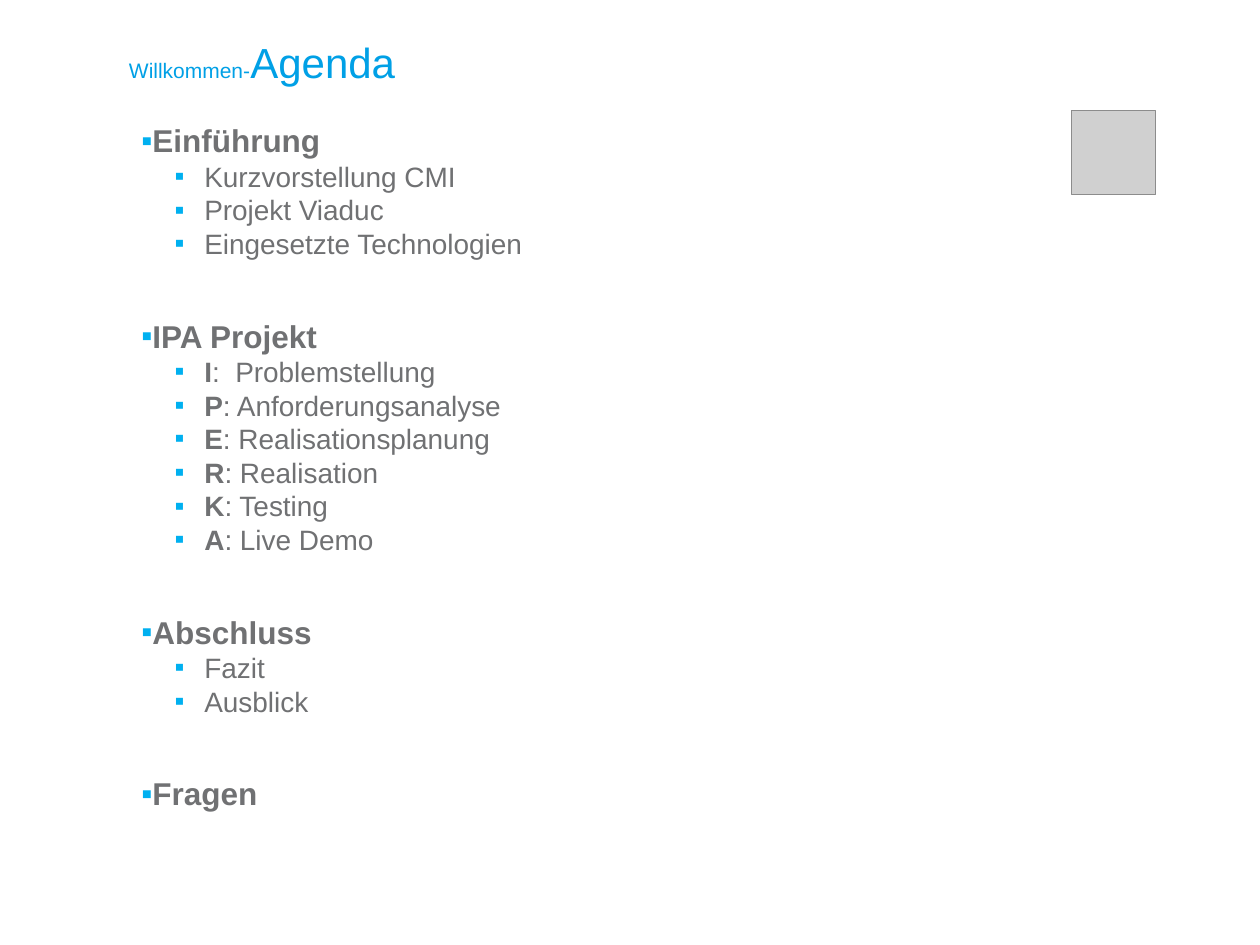
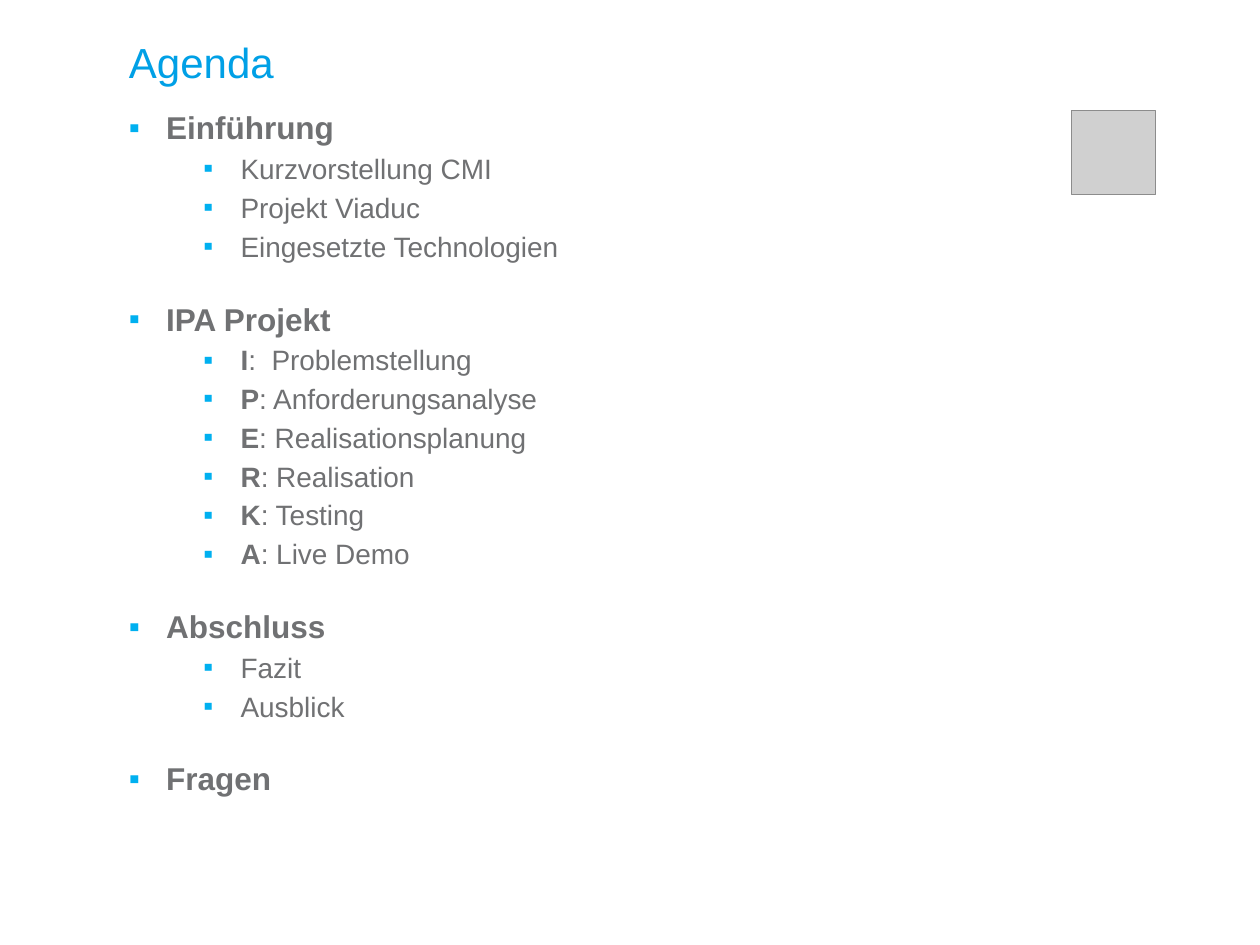
Before and after one commit to kre-cmi/IPA-KRE, a slide deck: slide 2 of doc/Zentralisierte Parameterverwaltung Präsentation.pptx. Drawn at 1260x945 pixels with LibreOffice and Linux fonts; fonts in the diff are those of the drawing; grey boxes stand for pictures; background and template pictures are left out. Boxes give left, top, right and bottom in pixels: in the first picture for what was removed or moved away, otherwise in the second. Text is boxed around its words. In the diff, an @@ line names an element or a change of style, - is before the commit and + after.

```diff
--- a/doc/Zentralisierte Parameterverwaltung Präsentation.pptx
+++ b/doc/Zentralisierte Parameterverwaltung Präsentation.pptx
@@ title at box(129, 47, 274, 86): text changed; size 12 to 24 pt @@
-Willkommen-Agenda
+Agenda
@@ text "Einführung" at box(166, 116, 559, 717): indent changed; line spacing 1 to 0.9; more space between paragraphs; list level 2 to 3 in "Kurzvorstellung CMI"; list level 2 to 3 in "Projekt Viaduc"; list level 2 to 3 in "Eingesetzte Technologien"; line spacing 2.5 to 1.5; list level 2 to 3 in "I: Problemstellung"; list level 2 to 3 in "P: Anforderungsanalyse"; list level 2 to 3 in "E: Realisationsplanung"; list level 2 to 3 in "R: Realisation"; list level 2 to 3 in "K: Testing"; list level 2 to 3 in "A: Live Demo"; list level 2 to 3 in "Fazit"; list level 2 to 3 in "Ausblick" @@
```
Also in this commit, not shown: 9 other slides changed, 1 slide removed, 1 other file.
